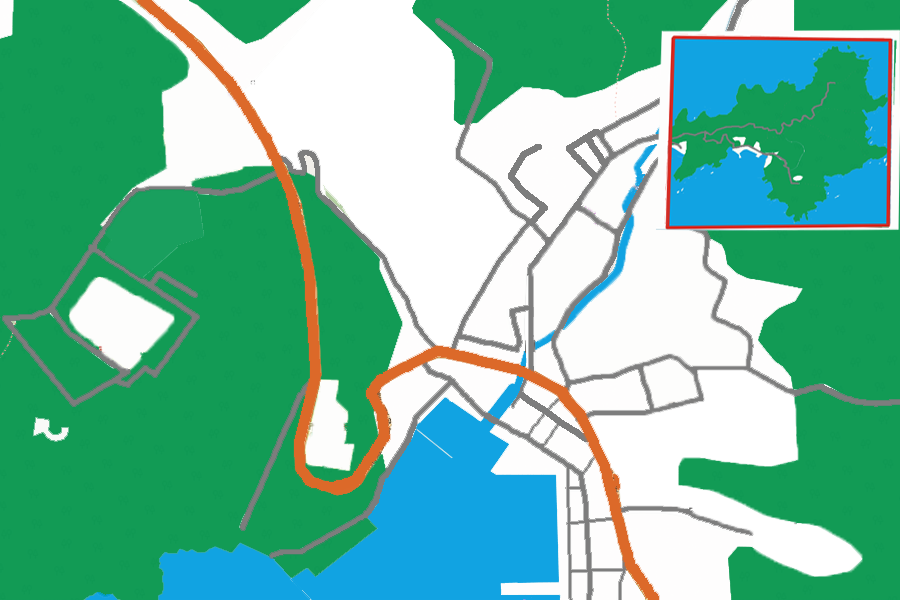
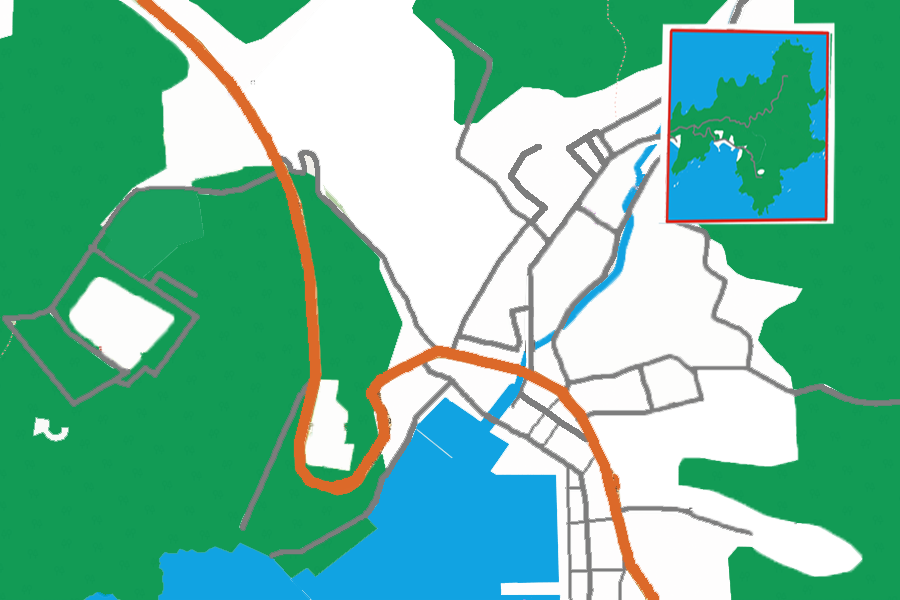
Before/after of a (900, 600) layered artwork. What changed in the layer stack:
painted on "レイヤー 1" over [656, 22, 900, 232]
